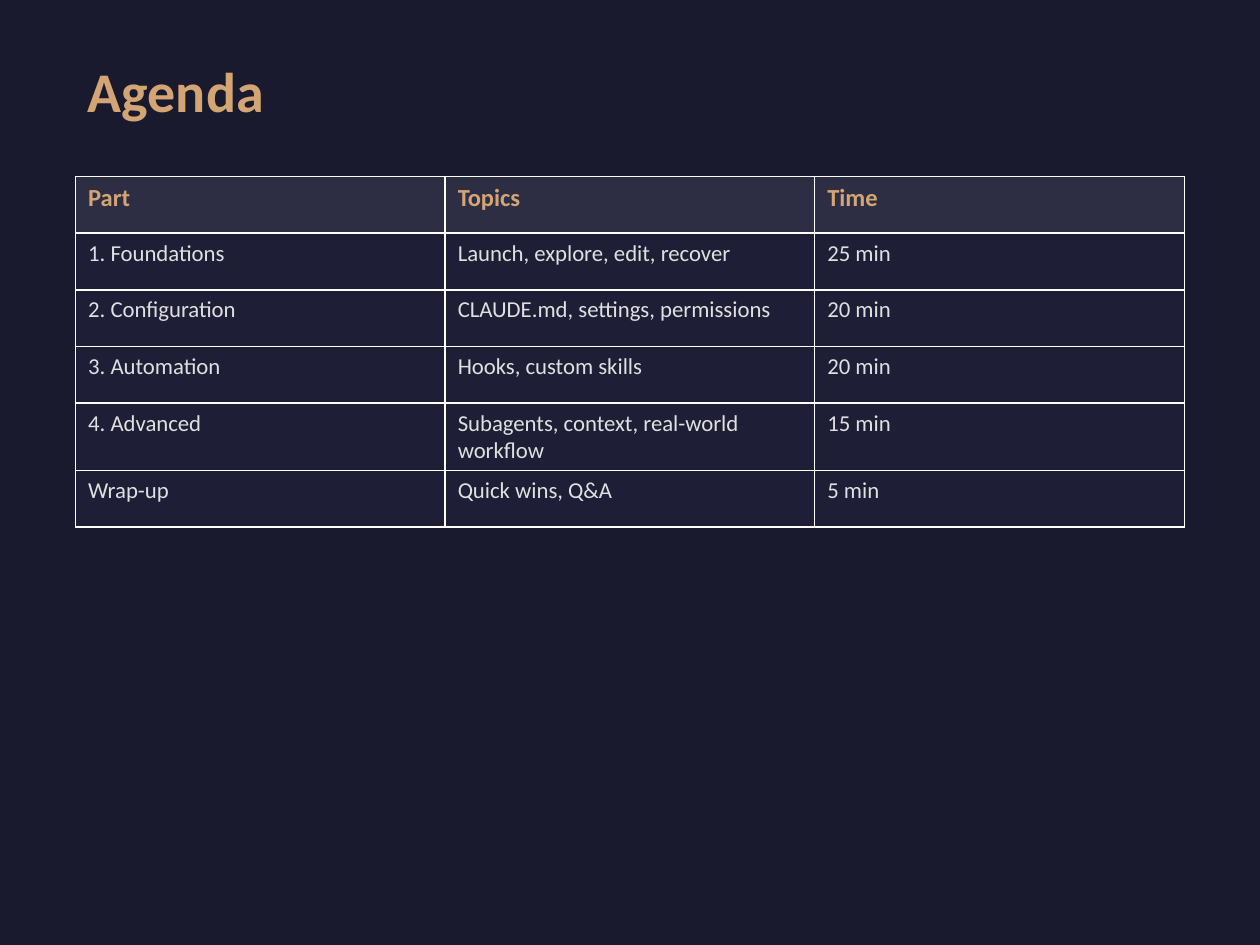
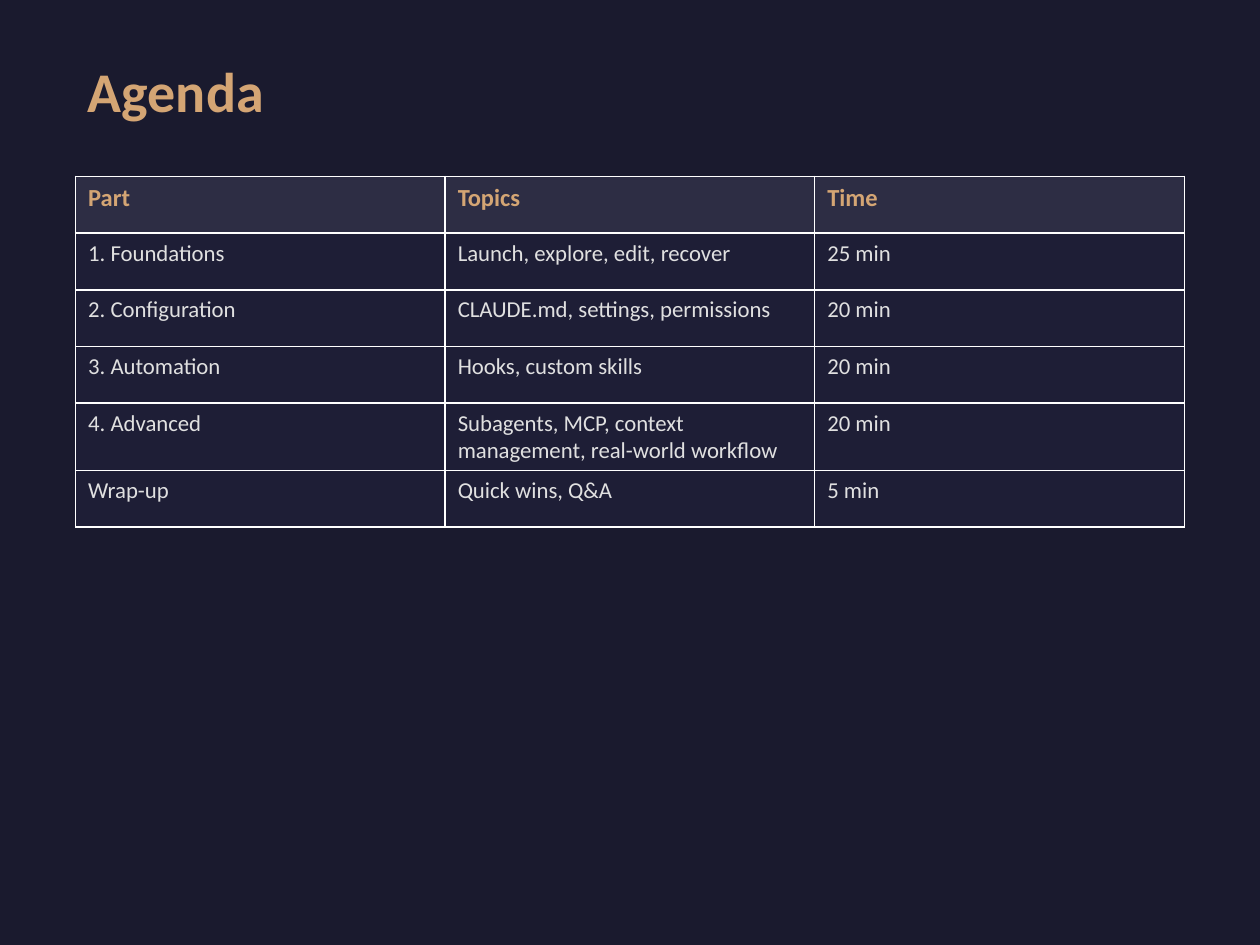
Before and after one commit to zachschillaci27/claude-code-workshop, a slide deck: slide 2 of slides.pptx. Drawn at 1260x945 pixels with LibreOffice and Linux fonts; fonts in the diff are those of the drawing. Boxes give left, top, right and bottom in pixels: in the first picture for what was removed or moved away, otherwise in the second. Text is boxed around its words. In the diff, an @@ line names an element or a change of style, - is before the commit and + after.

```diff
--- a/slides.pptx
+++ b/slides.pptx
@@ table at (76, 176, 1183, 517) @@
-row 5, column 2: Subagents, context, real-world workflow
+row 5, column 2: Subagents, MCP, context management, real-world workflow
-row 5, column 3: 15 min
+row 5, column 3: 20 min
```
Also in this commit, not shown: 5 other slides changed, 4 slides added, 8 other files.
